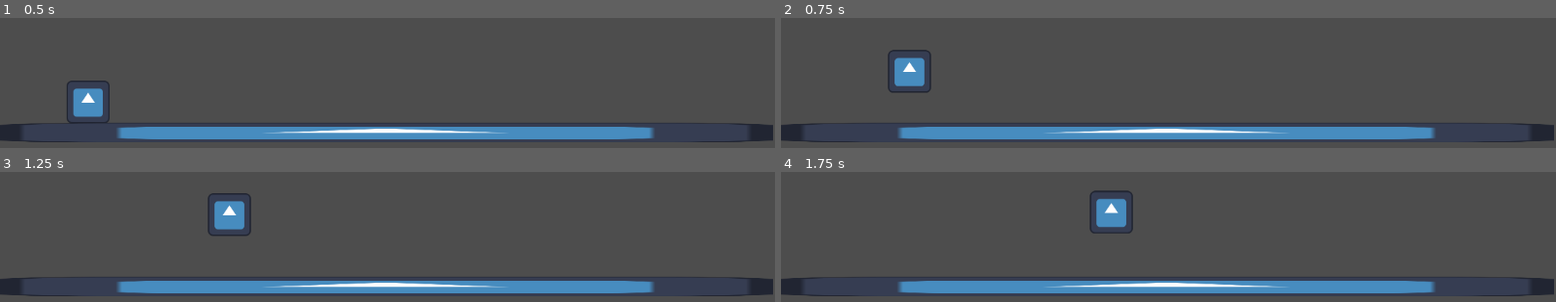
Above: before the commit, frames 1-4 (two rows, left to right).
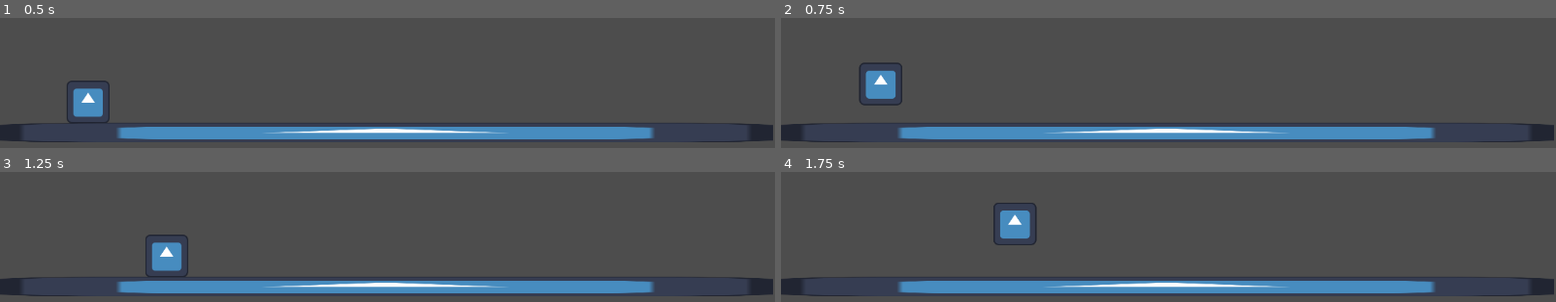
Above: after the commit, the same moments.

Repository: giulibaez/Reproducir-movimiento-en-Godot
Game: Godot game, scene res://main.tscn
Two runs of this game, one before a commit and one after it. Both use one fixed random seed, a clock stepped at 60 frames per second and the inputs below. The engine's default icon, where the game draws it, is replaced by a stand-in: a white triangle on a blue panel in a dark square.
Inputs:
- Up to frame 1 (0.5 s): no input
- Up to frame 2 (0.75 s): tap Enter at 0.5 s; hold D (move_right) from 0.53 s (still down); tap Space (jump) at 0.6 s
- Up to frame 3 (1.25 s): keep holding D (move_right); tap Space (jump) at 0.77, 1.07 s
- Up to frame 4 (1.75 s): keep holding D (move_right); tap Space (jump) at 1.35, 1.52 s

Frame 1 is identical in both runs. In frame 2, 2.2% of the frame differs, in the area x 10-20%, y 24-68%; in frame 3, 2.2%; in frame 4, 2.3%, in the area x 27-46%, y 14-57%.

Commit message:
aceleración, inercia y doble salto

Diff:
--- a/reproducir-movimiento--hollow-knight/player.gd
+++ b/reproducir-movimiento--hollow-knight/player.gd
@@ -1,22 +1,40 @@
 extends CharacterBody2D
 
-@export var speed: int
+@export var maxSpeed: int
+@export var acceleration: int #que tan rapido llega a la velocidad maxima
+@export var friction: int #para cuanto tarda el frenar si suelta la tecla
+
 @export var jumpSpeed: int
+@export var maxJump: int # maximo de saltos
 var gravity= ProjectSettings.get_setting("physics/2d/default_gravity")
+var jumpsLeftover = maxJump
+
 
 func _physics_process(delta):
-	MoveX()
+	MoveX(delta)
 	Jump(delta)
 	move_and_slide()
 
 
-func MoveX():
+#movimiento con aceleracion e inercia.
+func MoveX(delta):
 	var InputGetAxis = Input.get_axis("move_left","move_right")
-	velocity.x= InputGetAxis * speed
+	# mueve la velocidad en x hacia la maxima velocidad usando la aceleracion como paso.
+	if InputGetAxis !=0 : # si esta quieto
+		velocity.x= move_toward( velocity.x,InputGetAxis * maxSpeed,acceleration * delta)
+	else :
+		velocity.x= move_toward(velocity.x,0, friction) # si no presiona nada, lo mismo que en el if jj, lleva la velocidad en x a cero usando la friccion como paso
 
 func Jump(delta):
-	if Input.is_action_just_pressed("jump")and is_on_floor():
-		velocity.y = -jumpSpeed
+	if is_on_floor():
+		jumpsLeftover = maxJump # si toca el piso, se reinicia loça cant de saltos juju
+
+	if Input.is_action_just_pressed("jump")and jumpsLeftover >0 : # si toca la tecla asignada y ademas los saltos restantes son mayor a 0 salta
+		velocity.y = - jumpSpeed
+		jumpsLeftover -= 1
+
+	if Input.is_action_just_released("jump") and velocity.y < 0:
+		velocity.y *= 0.2
 
 	if not is_on_floor():
 		velocity.y += gravity * delta
--- a/reproducir-movimiento--hollow-knight/player.tscn
+++ b/reproducir-movimiento--hollow-knight/player.tscn
@@ -9,8 +9,11 @@
 [node name="player" type="CharacterBody2D"]
 scale = Vector2(0.5, 0.5)
 script = ExtResource("1_onrkg")
-speed = 300
+maxSpeed = 200
+acceleration = 800
+friction = 600
 jumpSpeed = 400
+maxJump = 2
 metadata/_edit_group_ = true
 
 [node name="Sprite2D" type="Sprite2D" parent="."]
